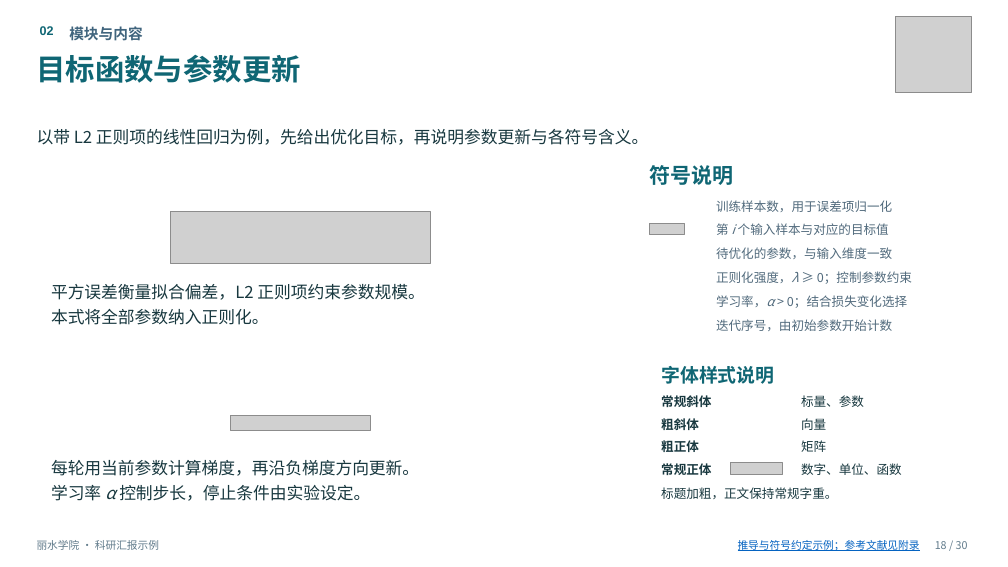
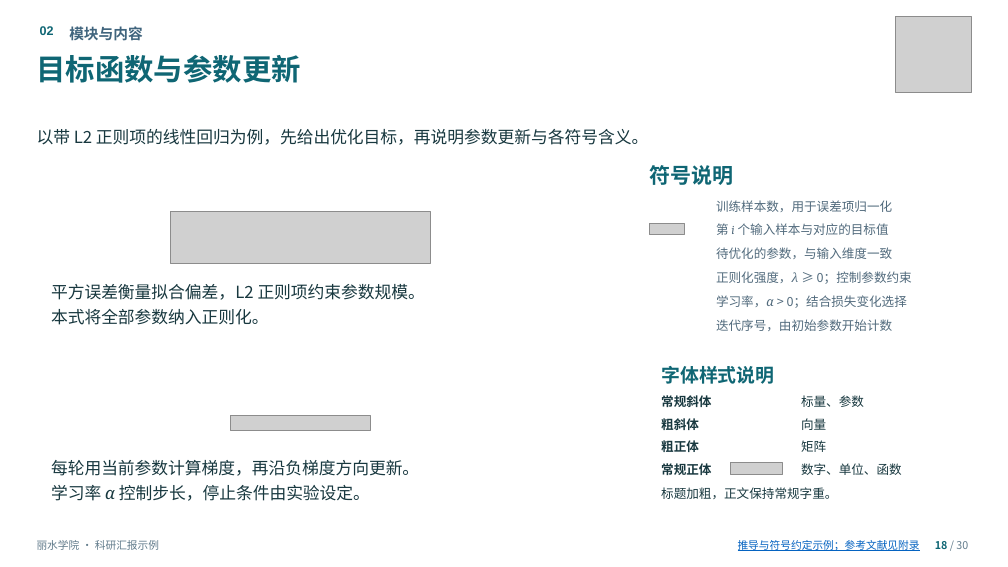
Before and after one commit to lbsun1999/html2ppt-web-slide, a slide deck: slide 18 of output/丽水学院_WebSlide制作与演示指南.pptx. Drawn at 1008x567 pixels with LibreOffice and Linux fonts; fonts in the diff are those of the drawing; grey boxes stand for pictures; background and template pictures are left out. Boxes give left, top, right and bottom in pixels: in the first picture for what was removed or moved away, otherwise in the second. Text is boxed around its words. In the diff, an @@ line names an element or a change of style, - is before the commit and + after.

```diff
--- a/output/丽水学院_WebSlide制作与演示指南.pptx
+++ b/output/丽水学院_WebSlide制作与演示指南.pptx
@@ text "第 i 个输入样本与对应的目标值" at bbox=[716, 223, 889, 235]: font Noto Sans CJK SC to Cambria in "i" @@
@@ text "正则化强度，λ ≥ 0；控制参数约束" at bbox=[716, 271, 912, 284]: font Noto Sans CJK SC to Cambria in "正则化强度，λ" @@
@@ text "学习率，α > 0；结合损失变化选择" at bbox=[716, 295, 907, 308]: font Noto Sans CJK SC to Cambria in "学习率，α" @@
@@ text "每轮用当前参数计算梯度，再沿负梯度方向更新。 学习率 α 控制步长，停止条件由实验设定。" at bbox=[51, 460, 419, 501]: font Noto Sans CJK SC to Cambria in "α" @@
@@ text "18 / 30" at bbox=[935, 541, 968, 549]: text colour #617B8B to #0F6674, bold on in "18" @@
```
Also in this commit, not shown: 28 other slides changed, 31 other files.
